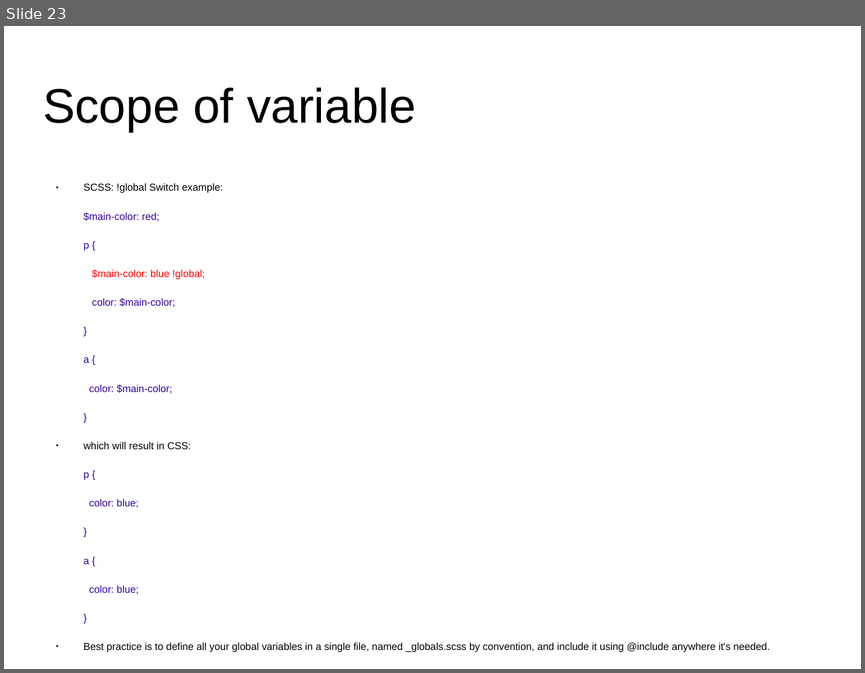
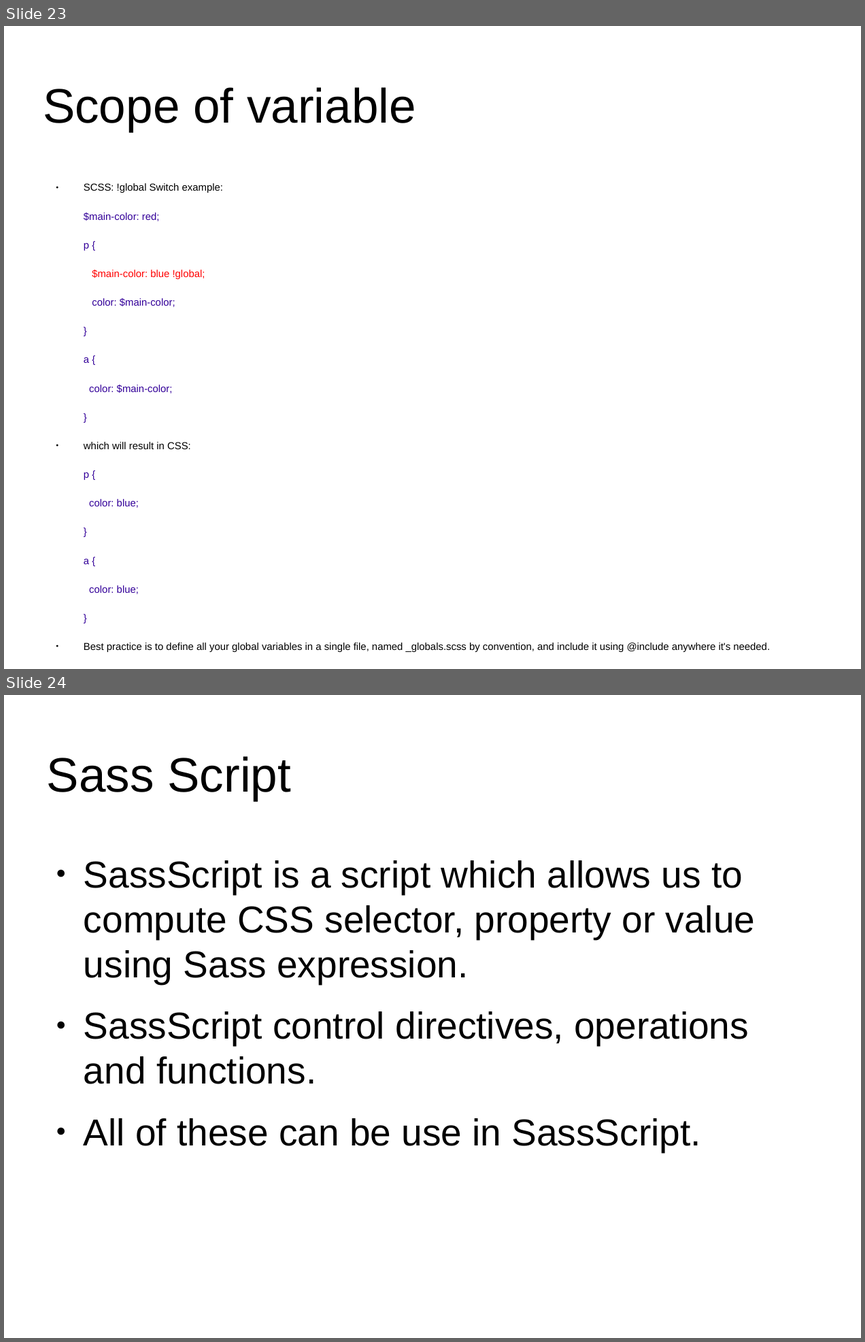
Before and after one commit to anumsh/SASS-Basics, a slide deck: SASS_basics.odp. Shown one above the other, each under a label of ours: slide 23 before the commit, slides 23 and 24 after it. The pictures are 865x673 and 865x1342 pixels, drawn with LibreOffice and Linux fonts; fonts in the diff are those of the drawing; background and template pictures are left out. Boxes give left, top, right and bottom in pixels: in the first picture for what was removed or moved away, otherwise in the second. Text is boxed around its words. In the diff, an @@ line names an element or a change of style, - is before the commit and + after.

Commit message:
feat: Sass Script and Sass Expression

```diff
--- a/SASS_basics.odp
+++ b/SASS_basics.odp
@@ slide 24 added at (4,695,861,1338), background #FFFFFF @@
@@ title added at (47,756,292,800), 44.8 pt, text #000000 @@
+Sass Script
@@ text added at (84,860,755,1151), 34.7 pt, text #000000 @@
+● SassScript is a script which allows us to compute CSS selector, property or value using Sass expression.
+● SassScript control directives, operations and functions.
+● All of these can be use in SassScript.
```
Also in this commit, not shown: 1 other slide added.
